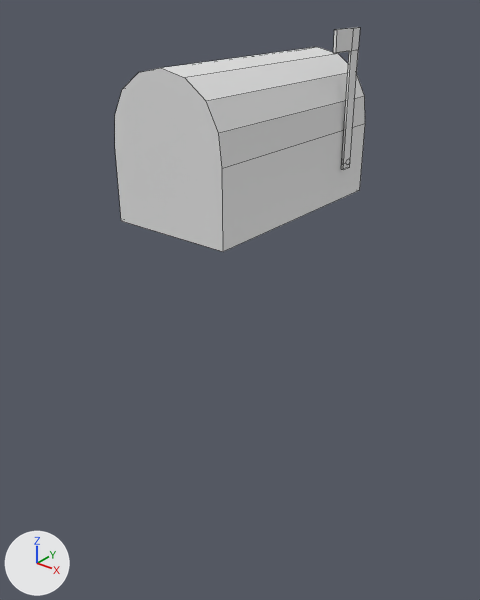
Renders of the Blender file mailbox.blend from each side of a commit.
Camera for both pictures: a camera (50 mm lens) standing at (30.6, -33.3, 10.5) and looking at (-1.4, 6.7, -14.3). Arrows for +X, +Y and +Z are at lower left; the lights stay in place. Mesh edges are drawn as thin lines.

The older version as bpy lines, for what is in view:
```python
me_cylinder = bpy.data.meshes.new('Cylinder')
me_cylinder.from_pydata(...)  # 50 vertices, 34 faces; spans x -1.0..1.08, y -0.99..1.32, z -0.62..1.0
ob_cylinder = bpy.data.objects.new('Cylinder', me_cylinder)
ob_cylinder.location = (-0.01, 8.1, 0.05)
ob_cylinder.rotation_euler = (1.571, 0.0, 0.0)  # degrees (90, 0, 0)
ob_cylinder.scale = (4.8, 5.47, 10.9)
```
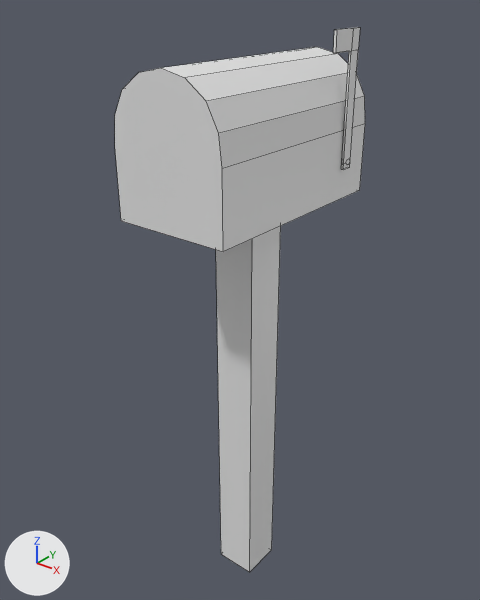
Where the change shows, as pixel boxes (x1, y1, x2, y2) in the pictures (480 x 600 px):
'Cylinder', reshaped (142% taller): before (115, 27, 365, 252); after (115, 27, 365, 572)
part 1 of me_cylinder, added: after (216, 226, 281, 572)

Diff of the bpy script that builds the scene:
```diff
--- a/mailbox.blend.py
+++ b/mailbox.blend.py
@@ me_cylinder @@
 me_cylinder.from_pydata(...)  # 50 vertices, 34 faces; spans x -1.0..1.08, y -0.99..1.32, z -0.62..1.0
 # used by ob_cylinder; location = (-0.01, 8.1, 0.05); rotation_euler = (1.571, 0.0, 0.0), in degrees (90, 0, 0); scale = (4.8, 5.47, 10.9)
 # verts and faces of me_cylinder; kept vertices keep their numbers, new ones are numbered from 50
+# me_cylinder part 1
+verts[50] = (-0.38, -7.7, 0.36)  # pixel (221, 554)
+verts[51] = (-0.38, -0.99, 0.36)
+verts[52] = (-0.38, -7.7, 0.02)
+verts[53] = (-0.38, -0.99, 0.02)
+for new, old in zip([*range(54, 58)], [*range(50, 54)]): verts[new] = verts[old] + (0.76, 0.0, 0.0)
+faces += [(50, 51, 53, 52), (52, 53, 57, 56), (54, 56, 57, 55), (50, 54, 55, 51), (50, 52, 56, 54)]
```
